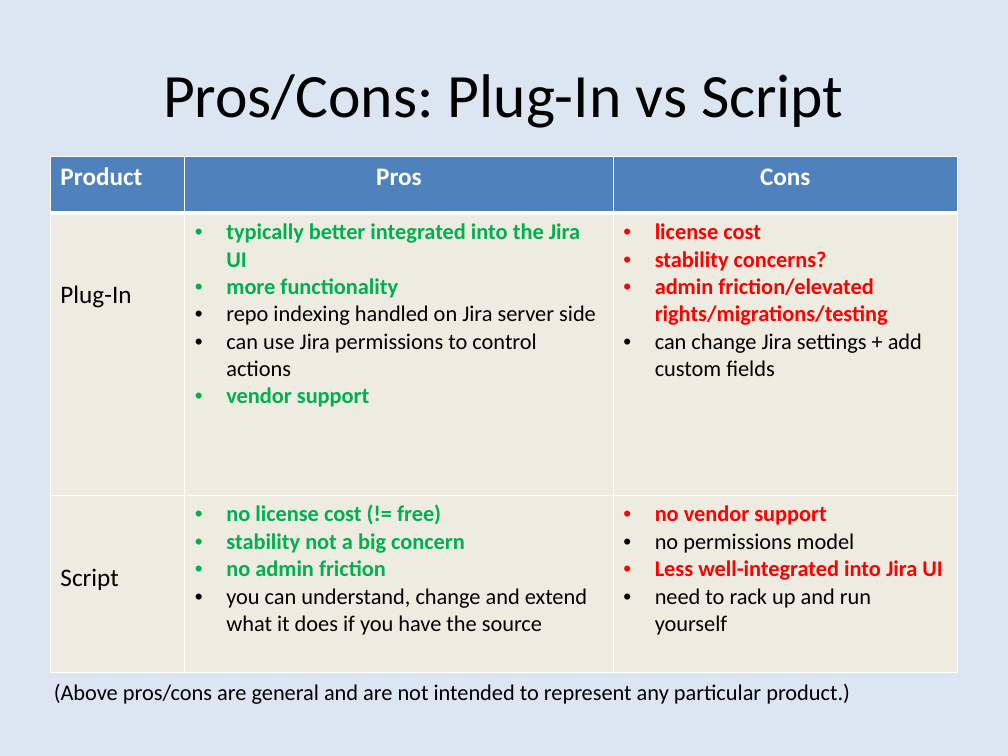
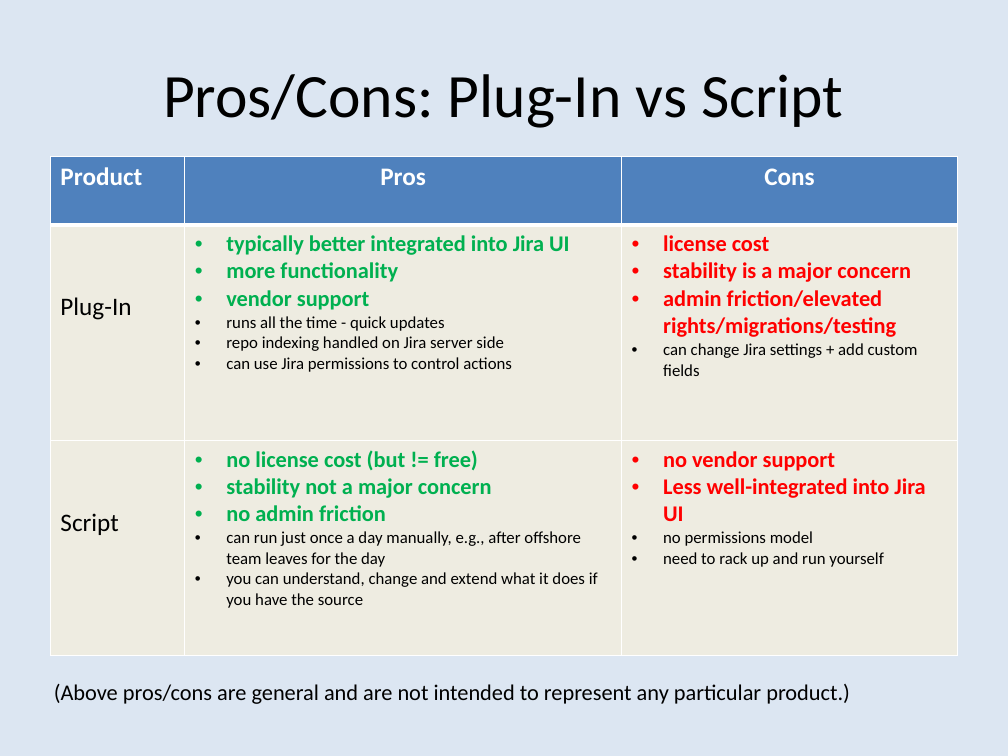
Before and after one commit to bobk/jirapresentations, a slide deck: slide 5 of Git Integration Options for Jira.pptx. Drawn at 1008x756 pixels with LibreOffice and Linux fonts; fonts in the diff are those of the drawing. Boxes give left, top, right and bottom in pixels: in the first picture for what was removed or moved away, otherwise in the second. Text is boxed around its words. In the diff, an @@ line names an element or a change of style, - is before the commit and + after.

```diff
--- a/Git Integration Options for Jira.pptx
+++ b/Git Integration Options for Jira.pptx
@@ table at box(50, 156, 957, 655) @@
-row 2, column 2: typically better integrated into the Jira UI / more functionality / repo indexing handled on Jira server side / can use Jira permissions to control actions / vendor support
+row 2, column 2: typically better integrated into Jira UI / more functionality / vendor support / runs all the time - quick updates / repo indexing handled on Jira server side / can use Jira permissions to control actions
-row 2, column 3: license cost / stability concerns? / admin friction/elevated rights/migrations/testing / can change Jira settings + add custom fields
+row 2, column 3: license cost / stability is a major concern / admin friction/elevated rights/migrations/testing / can change Jira settings + add custom fields
-row 3, column 2: no license cost (!= free) / stability not a big concern / no admin friction / you can understand, change and extend what it does if you have the source
+row 3, column 2: no license cost (but != free) / stability not a major concern / no admin friction / can run just once a day manually, e.g., after offshore team leaves for the day / you can understand, change and extend what it does if you have the source
-row 3, column 3: no vendor support / no permissions model / Less well-integrated into Jira UI / need to rack up and run yourself
+row 3, column 3: no vendor support / Less well-integrated into Jira UI / no permissions model / need to rack up and run yourself
```
Also in this commit, not shown: 6 other slides changed.
